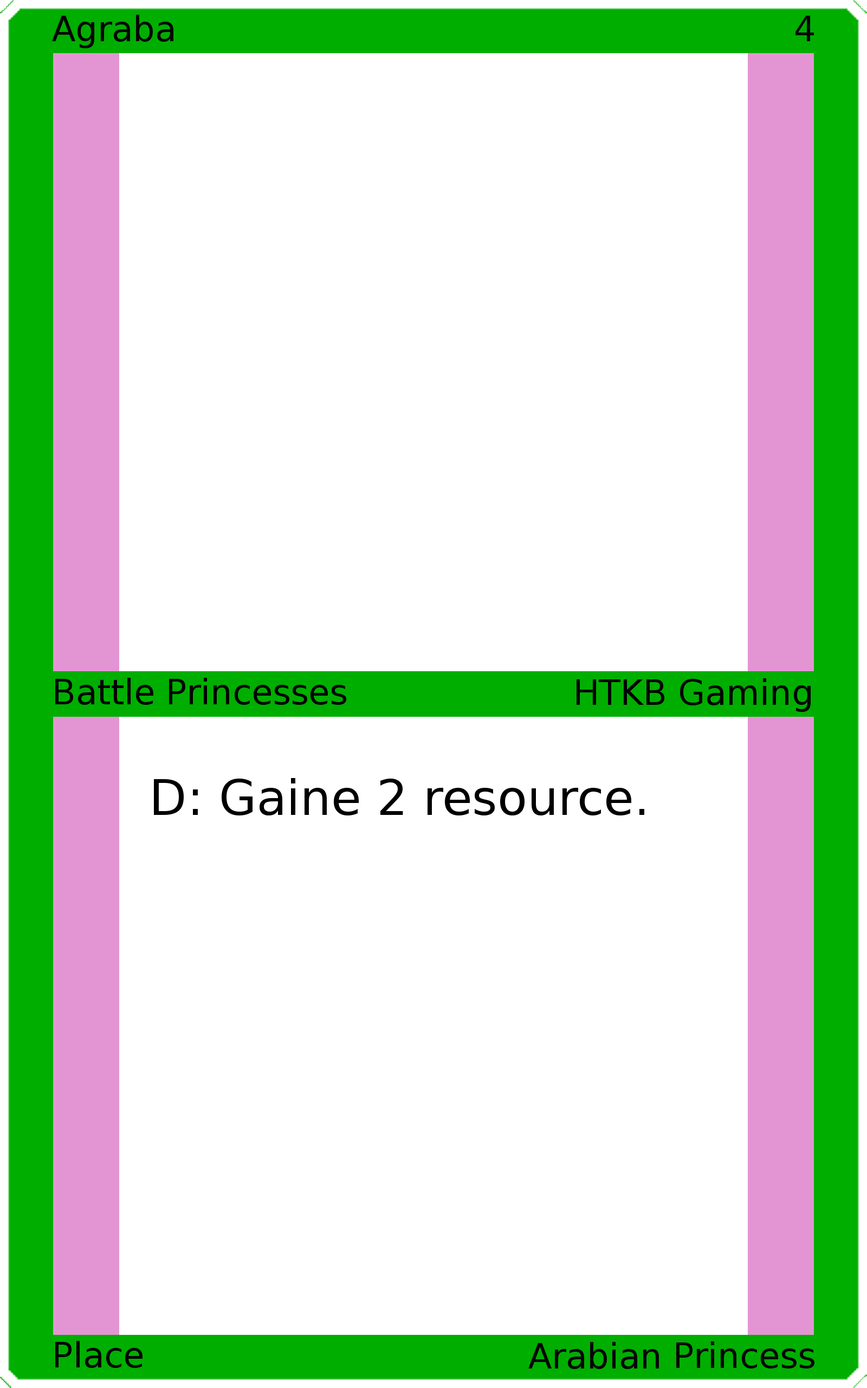
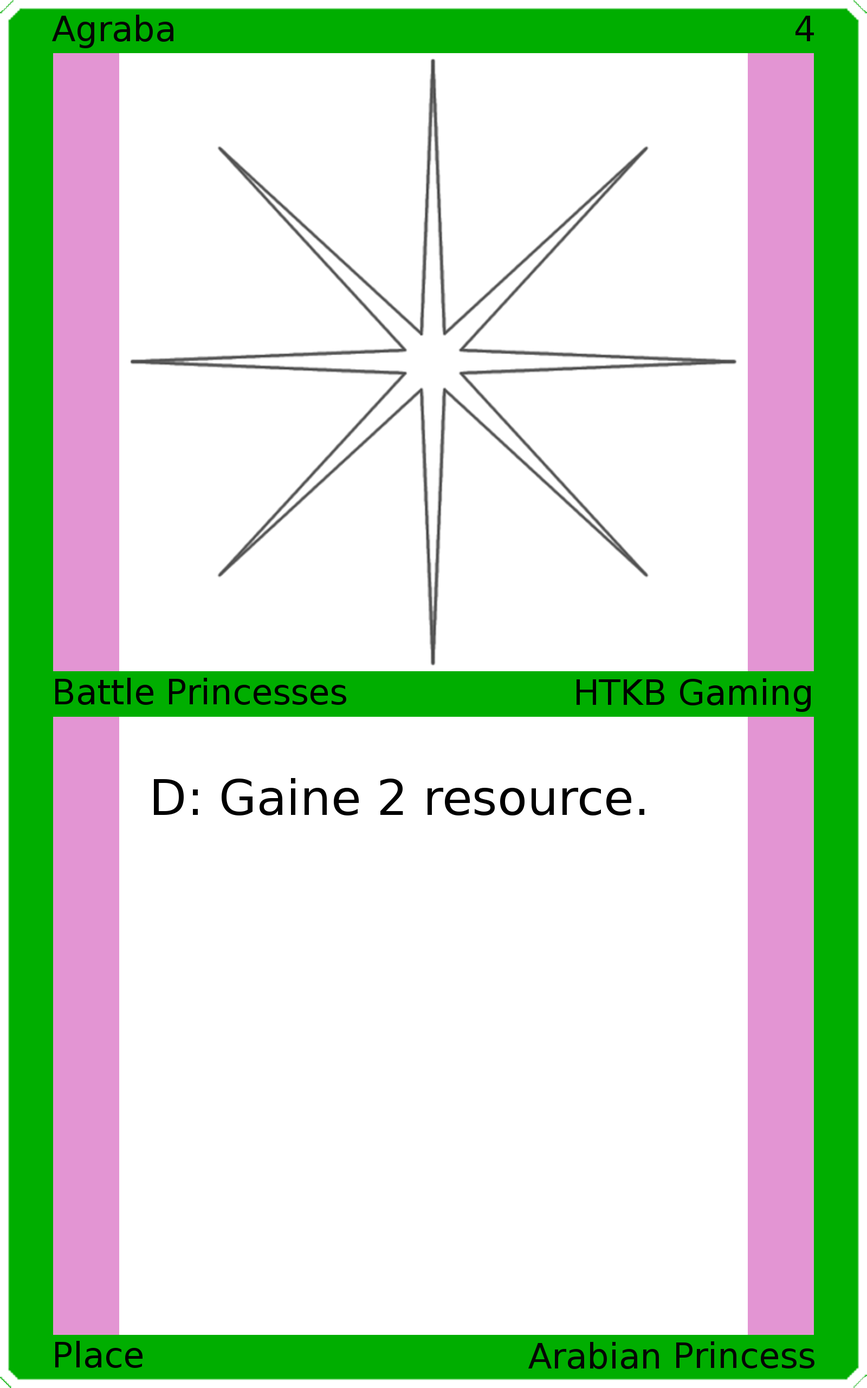
Two versions of the same layered image (867x1388). Layer-by-layer changes:
added layer "Art" above "Top Background" over bbox(129, 57, 738, 666)
